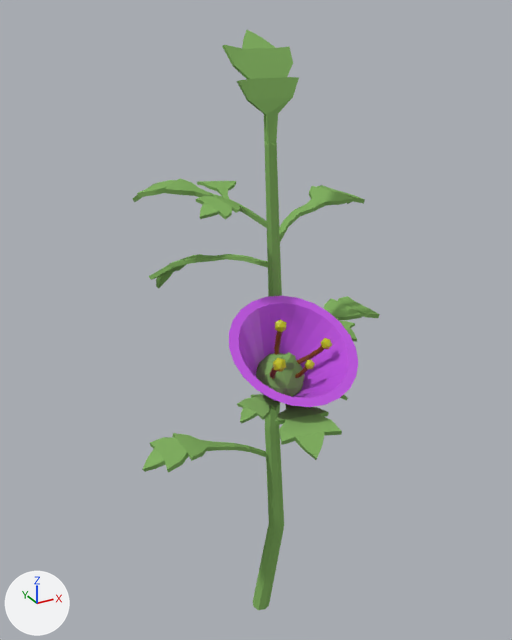
Before and after pictures for a commit that changed the Blender file Assets/Models/Imported Plants/Tomato_3.blend.
Rendered twice from a camera (50 mm lens) standing at (-0.709, -1.259, 1.465) and looking at (0.005, 0.039, 0.816). The lights are fixed; the arrows at lower left show +X, +Y and +Z.

The older version as bpy lines, for what is in view:
```python
me_cone = bpy.data.meshes.new('Cone')
me_cone.from_pydata(...)  # 127 vertices, 149 faces; spans x -0.14..0.14, y -0.255..-0.015, z 0.678..0.892
# faces by material slot: [96, 53]
me_cone.materials.append(mat_petals)  # purple #c454e7
me_cone.materials.append(mat_green)  # green #84b264
me_cube_021 = bpy.data.meshes.new('Cube.021')
me_cube_021.from_pydata(...)  # 638 vertices, 664 faces; spans x -0.3..0.341, y -0.314..0.272, z -0.002..1.426
me_cube_021.materials.append(mat_green)  # green #84b264
me_cylinder = bpy.data.meshes.new('Cylinder')
me_cylinder.from_pydata(...)  # 176 vertices, 184 faces; spans x -0.065..0.086, y -0.176..-0.06, z 0.724..0.863
# faces by material slot: [104, 80]
me_cylinder.materials.append(mat_filament)  # brown #7e4300
me_cylinder.materials.append(mat_anther)  # yellow #c5c500
ob_flower = bpy.data.objects.new('Flower', me_cone)
ob_flower.location = (0.0, 0.0, 0.0)
ob_stamens = bpy.data.objects.new('Stamens', me_cylinder)
ob_stamens.location = (0.0, 0.0, 0.0)
ob_tomato_3 = bpy.data.objects.new('Tomato_3', me_cube_021)
ob_tomato_3.location = (0.0, 0.0, 0.0)
```
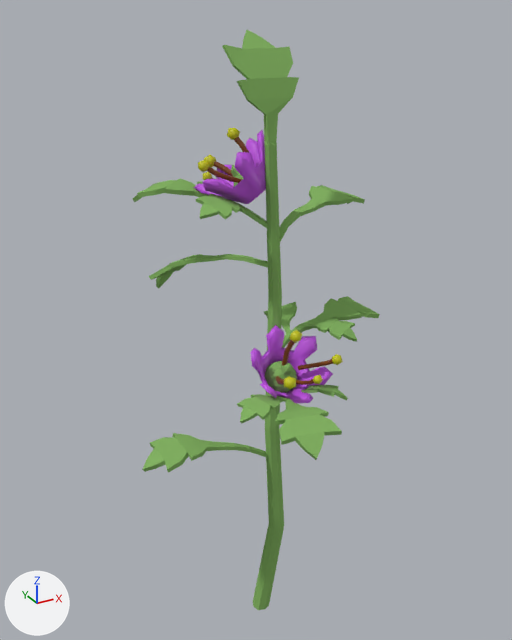
Where the change shows, as pixel boxes (x1, y1, x2, y2) in the pictures (512 x 640 px; the box of a moved part takes in the faces that stretch with it):
'Flower', reshaped (8% wider, 145% taller): before (229, 296, 358, 407); after (194, 130, 333, 403)
'Stamens', reshaped (132% wider, 337% taller): before (270, 320, 332, 379); after (198, 128, 343, 389)
part 1 of me_cone, rebuilt (69% wider, 72% taller): before (256, 352, 304, 397); after (251, 325, 333, 403)
part 2 of me_cone, added (purple): after (194, 130, 266, 204)
part 3 of me_cone, added (green): after (265, 361, 297, 392)
part 4 of me_cone, added: after (231, 165, 244, 186)
part 5 of me_cone, deleted (purple): before (229, 296, 358, 407)
part 7 of me_cylinder, moved or reshaped: before (274, 331, 282, 355); after (234, 137, 249, 153)
part 8 of me_cylinder, added: after (227, 128, 240, 140)
part 9 of me_cylinder, moved or reshaped: before (270, 367, 277, 379); after (207, 167, 243, 183)
part 10 of me_cylinder, added: after (198, 160, 209, 172)
part 11 of me_cylinder, moved or reshaped (not visible afterwards): before (297, 345, 325, 364)
part 12 of me_cylinder, added: after (202, 172, 212, 180)
part 13 of me_cylinder, moved or reshaped: before (295, 367, 308, 378); after (213, 161, 233, 176)
part 14 of me_cylinder, added: after (204, 155, 216, 168)
part 15 of me_cylinder, added: after (282, 340, 294, 366)
part 16 of me_cylinder, moved or reshaped: before (275, 320, 287, 332); after (290, 330, 302, 343)
part 17 of me_cylinder, added: after (298, 359, 333, 370)
part 18 of me_cylinder, moved or reshaped: before (321, 338, 332, 349); after (332, 354, 343, 365)
part 19 of me_cylinder, added: after (296, 380, 314, 385)
part 20 of me_cylinder, moved or reshaped: before (305, 360, 315, 369); after (312, 375, 323, 384)
part 21 of me_cylinder, added: after (276, 376, 284, 385)
part 22 of me_cylinder, moved or reshaped: before (273, 358, 286, 372); after (284, 376, 296, 389)

The change, as a diff of the scene's bpy script:
```diff
--- a/Assets/Models/Imported Plants/Tomato_3.blend.py
+++ b/Assets/Models/Imported Plants/Tomato_3.blend.py
@@ me_cone @@
-me_cone.from_pydata(...)  # 127 vertices, 149 faces; spans x -0.14..0.14, y -0.255..-0.015, z 0.678..0.892
+me_cone.from_pydata(...)  # 302 vertices, 382 faces; spans x -0.121..0.106, y -0.166..0.166, z 0.667..1.239
+# me_cone part 1: the loose piece of 31 vertices spanning x -0.053..0.053, y -0.132..-0.029, z 0.696..0.801 is rebuilt with 120 vertices and now spans x -0.062..0.106, y -0.166..-0.008, z 0.667..0.822, in mat_petals (purple #c454e7)
+# me_cone part 2: a new loose piece of 120 vertices spanning x -0.121..0.041, y -0.012..0.166, z 1.084..1.239, in mat_petals (purple #c454e7)
+# me_cone part 3: a new loose piece of 31 vertices spanning x -0.015..0.059, y -0.084..-0.013, z 0.677..0.749, in mat_green (green #84b264)
+# me_cone part 4: a new loose piece of 31 vertices spanning x -0.041..0.03, y 0.013..0.086, z 1.093..1.166, in mat_green (green #84b264)
+# me_cone part 5
+# 96 vertices are removed from x -0.14..0.14, y -0.255..-0.015, z 0.678..0.892
+# 96 faces are deleted
+# me_cone part 6: the surface is now shaded smooth
 me_cone.materials.append(mat_petals)
@@ me_cylinder @@
 me_cylinder.from_pydata(...)  # 176 vertices, 184 faces; spans x -0.065..0.086, y -0.176..-0.06, z 0.724..0.863
+# me_cylinder part 7: the loose piece of 32 vertices spanning x -0.007..0.006, y -0.086..-0.06, z 0.74..0.849 is multiplied about its middle by the matrix ((-0.615, 0.741, -0.269), (-0.788, -0.578, 0.21), (0.0, 0.342, 0.94)), then moved by (-0.008, 0.131, 0.385)
+# me_cylinder part 8: a new loose piece, an icosphere of 20 faces spanning x -0.042..-0.016, y 0.061..0.089, z 1.215..1.241, in mat_anther (yellow #c5c500)
+# me_cylinder part 9: the loose piece of 32 vertices spanning x -0.057..-0.015, y -0.164..-0.079, z 0.726..0.809 is multiplied about its middle by the matrix ((0.501, 0.331, -0.609), (0.542, 0.28, 0.599), (0.431, -0.737, -0.046)), then moved by (-0.031, 0.162, 0.387)
+# me_cylinder part 10: a new loose piece, an icosphere of 20 faces spanning x -0.124..-0.101, y 0.032..0.056, z 1.163..1.189, in mat_anther (yellow #c5c500)
+# me_cylinder part 11: the loose piece of 32 vertices spanning x 0.022..0.077, y -0.146..-0.084, z 0.748..0.817 is multiplied about its middle by the matrix ((-0.766, 0.128, -0.408), (-0.04, -0.855, -0.193), (-0.426, -0.15, 0.752)), then moved by (-0.098, 0.185, 0.341)
+# me_cylinder part 12: a new loose piece, an icosphere of 20 faces spanning x -0.095..-0.074, y 0.076..0.098, z 1.132..1.153, in mat_anther (yellow #c5c500)
+# me_cylinder part 13: the loose piece of 32 vertices spanning x 0.002..0.027, y -0.161..-0.097, z 0.724..0.787 is multiplied about its middle by the matrix ((-0.487, -0.33, -1.193), (0.589, -1.189, 0.088), (-1.088, -0.496, 0.581)), then moved by (-0.028, 0.238, 0.381)
+# me_cylinder part 14: a new loose piece, an icosphere of 20 faces spanning x -0.06..-0.033, y 0.14..0.166, z 1.145..1.175, in mat_anther (yellow #c5c500)
+# me_cylinder part 15: the loose piece of 32 vertices spanning x -0.007..0.006, y -0.086..-0.06, z 0.74..0.849 is copied, and the copy is turned 20 degrees about the x axis through its middle, then moved by (0.025, -0.003, -0.016); it spans x 0.018..0.031, y -0.104..-0.047, z 0.727..0.829
+# me_cylinder part 16: the loose piece of 12 vertices spanning x -0.014..0.012, y -0.095..-0.067, z 0.836..0.863 is turned 20 degrees about the x axis through its middle, then moved by (0.025, -0.021, -0.022)
+# me_cylinder part 17: the loose piece of 32 vertices spanning x 0.022..0.077, y -0.146..-0.084, z 0.748..0.817 is copied, and the copy is turned 20 degrees about the x axis through its middle, then moved by (0.025, 0.004, -0.029); it spans x 0.047..0.103, y -0.15..-0.072, z 0.729..0.777
+# me_cylinder part 18: the loose piece of 12 vertices spanning x 0.064..0.086, y -0.156..-0.13, z 0.805..0.828 is turned 20 degrees about the x axis through its middle, then moved by (0.025, -0.006, -0.041)
+# me_cylinder part 19: the loose piece of 32 vertices spanning x 0.002..0.027, y -0.161..-0.097, z 0.724..0.787 is copied, and the copy is turned 20 degrees about the x axis through its middle, then moved by (0.025, 0.014, -0.032); it spans x 0.027..0.052, y -0.154..-0.076, z 0.703..0.744
+# me_cylinder part 20: the loose piece of 12 vertices spanning x 0.013..0.033, y -0.17..-0.148, z 0.777..0.797 is turned 20 degrees about the x axis through its middle, then moved by (0.025, 0.005, -0.045)
+# me_cylinder part 21: the loose piece of 32 vertices spanning x -0.057..-0.015, y -0.164..-0.079, z 0.726..0.809 is copied, and the copy is turned 20 degrees about the x axis through its middle, then moved by (0.025, 0.01, -0.031); it spans x -0.032..0.01, y -0.163..-0.061, z 0.709..0.764
+# me_cylinder part 22: the loose piece of 12 vertices spanning x -0.065..-0.039, y -0.176..-0.149, z 0.793..0.821 is turned 20 degrees about the x axis through its middle, then moved by (0.025, -0.001, -0.047)
 me_cylinder.materials.append(mat_filament)
```
